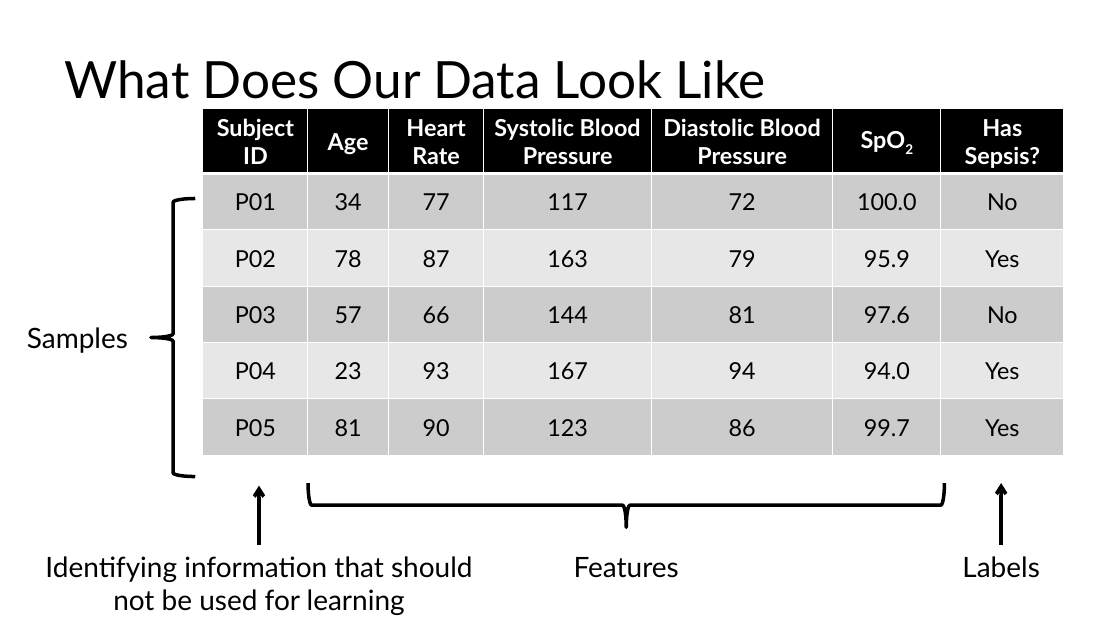
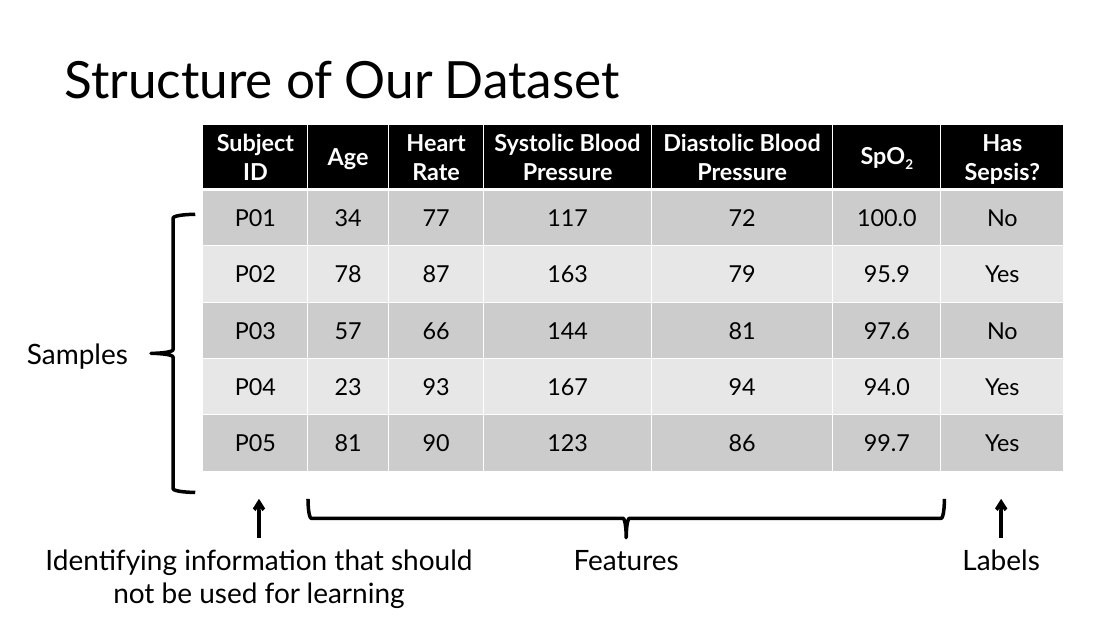
Before and after one commit to C4M-UofT/C4M-UofT.github.io, a slide deck: slide 12 of lectures/module3/3-1_ml_workflow/MachineLearning_tutorial.pptx (slide 11 before the commit). Drawn at 1120x630 pixels with LibreOffice and Linux fonts; fonts in the diff are those of the drawing. Boxes give left, top, right and bottom in pixels: in the first picture for what was removed or moved away, otherwise in the second. Text is boxed around its words. In the diff, an @@ line names an element or a change of style, - is before the commit and + after.

```diff
--- a/lectures/module3/3-1_ml_workflow/MachineLearning_tutorial.pptx
+++ b/lectures/module3/3-1_ml_workflow/MachineLearning_tutorial.pptx
@@ title at (64, 60, 620, 99): text changed @@
-What Does Our Data Look Like
+Structure of Our Dataset
@@ 1 table, 1 text, 1 left brace: place and size @@
-1 table, 1 text, 1 left brace at (27, 108, 1065, 483)
+1 table, 1 text, 1 left brace at (27, 124, 1065, 499)
@@ arrow moved from (259, 545) - (259, 486) to (259, 538) - (259, 499) @@
@@ left brace: place and size @@
-left brace at (308, 484, 945, 528)
+left brace at (308, 499, 944, 538)
@@ arrow moved from (1002, 545) - (1002, 483) to (1002, 538) - (1002, 499) @@
@@ 3 texts: place and size @@
-3 texts at (45, 556, 1040, 615)
+3 texts at (45, 549, 1040, 608)
```
Also in this commit, not shown: 26 other slides changed, 6 slides added, 1 other file.
